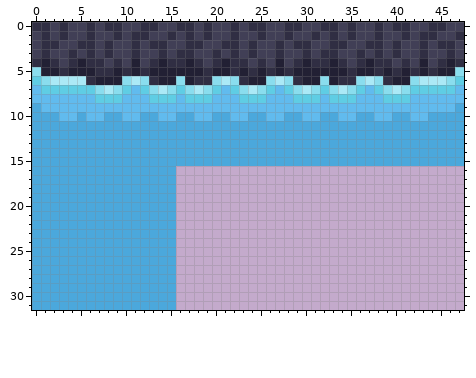
Two states of a pixel-art sprite, public/img/tiles/water.png. The picture above is the old version.
The file is 48x32 pixels.
The result:
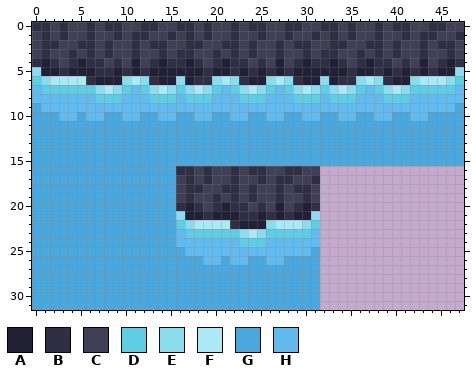
Palette (. is transparent): A #222034  B #302e43  C #413f56  D #5fcde4  E #8addee  F #abe9f6  G #4ba8dc  H #61bbee
From the commit log: Water tile enhancements, center camera on start
Diff:
y 16: x 16..31 ................ -> BBCBCCBCBBCCBBCC
y 17: x 16..31 ................ -> CBCBCCBCCBCBBCCB
y 18: x 16..31 ................ -> CBBCCBBCBCCBCBBC
y 19: x 16..31 ................ -> CBCCBCBCBCCBCCBC
y 20: x 16..31 ................ -> BABCBABBCBCACBAB
y 21: x 16..31 ................ -> EAABAAABBABABAAE
y 22: x 16..31 ................ -> DEFFFFBAAAEFFFED
y 23: x 16..31 ................ -> HDDDDDDEFEDDDDDH
y 24: x 16..31 ................ -> HHHHHHHDDDHHHHHH
y 25: x 16..31 ................ -> GHHHHHHHHHHHHHHG
y 26: x 16..31 ................ -> GGGHHGHHGGHHGGGG
y 27..31: x 16..31 ................ -> GGGGGGGGGGGGGGGG
Changed places in both pictures, as pixel boxes (x1, y1, x2, y2):
added: (176, 166, 320, 310)
